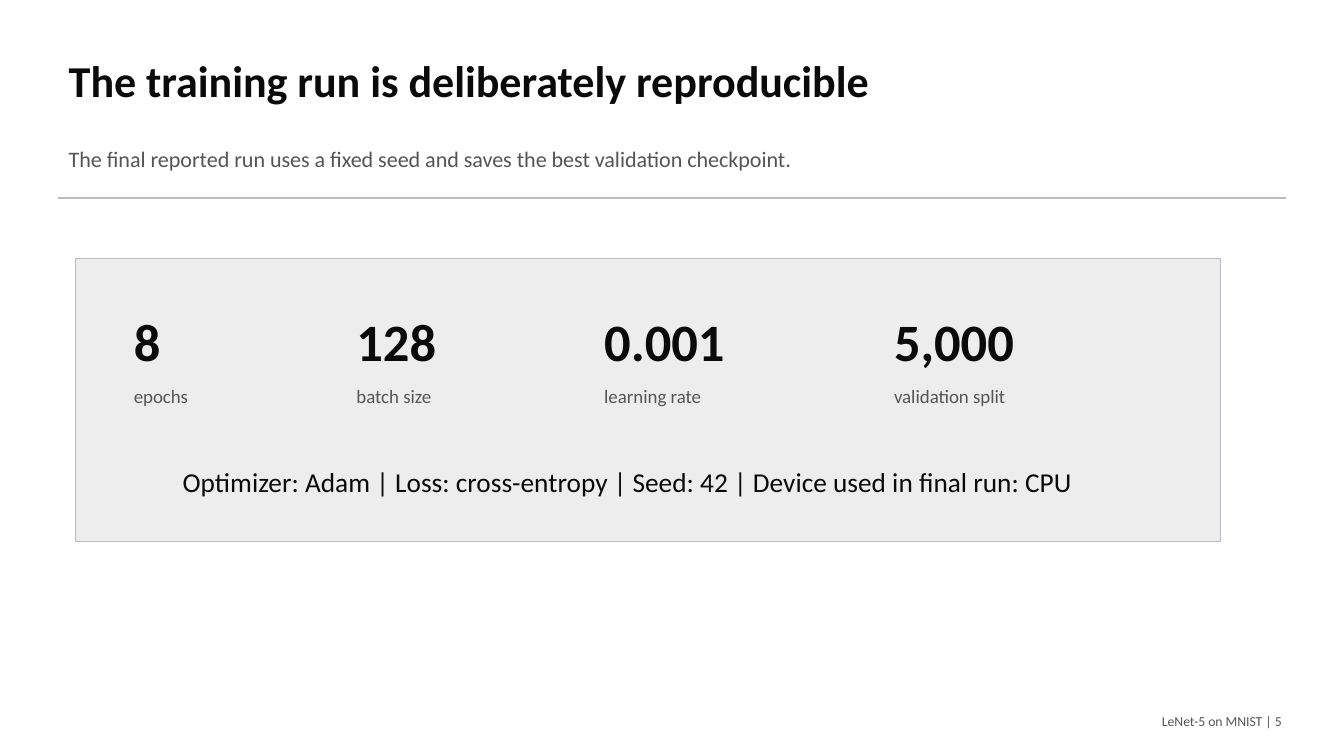
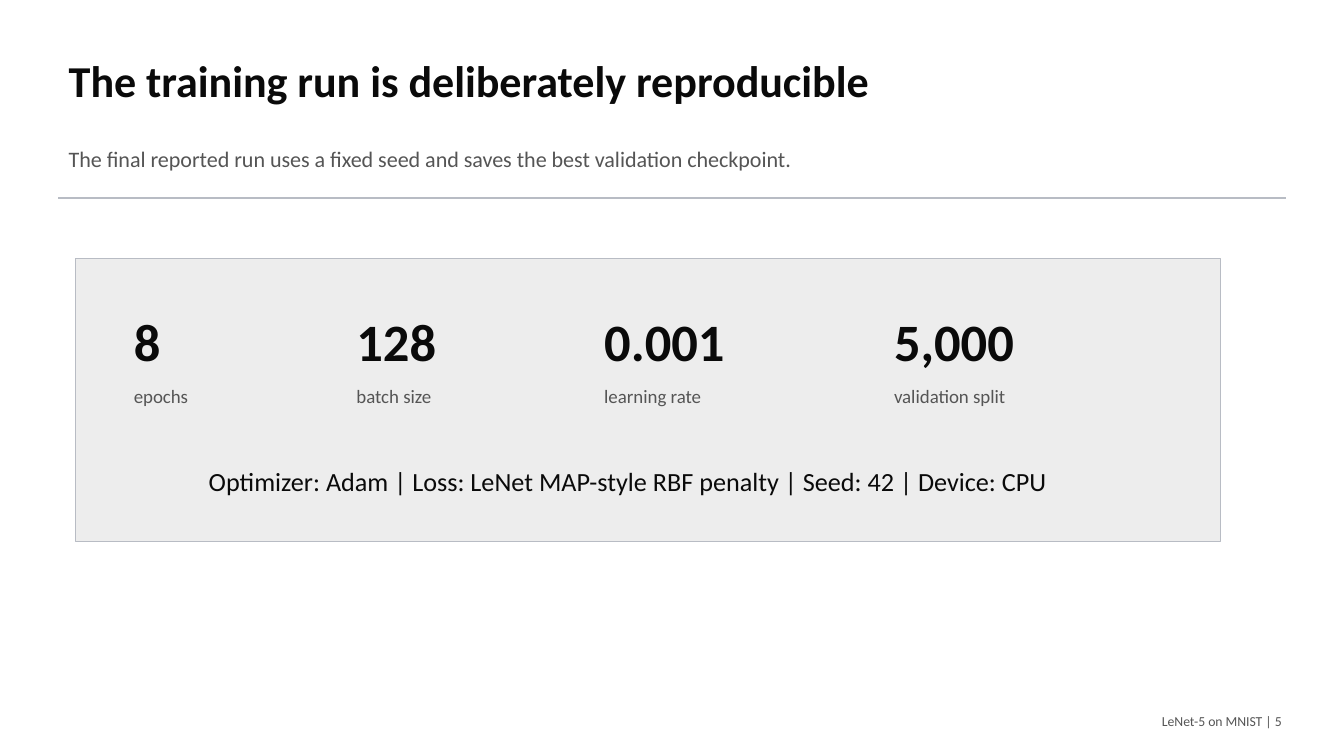
Before and after one commit to macbehnke/NN_funds_project, a slide deck: slide 5 of slides/LeNet5_MNIST_Final_Presentation.pptx. Drawn at 1344x756 pixels with LibreOffice and Linux fonts; fonts in the diff are those of the drawing. Boxes give left, top, right and bottom in pixels: in the first picture for what was removed or moved away, otherwise in the second. Text is boxed around its words. In the diff, an @@ line names an element or a change of style, - is before the commit and + after.

```diff
--- a/slides/LeNet5_MNIST_Final_Presentation.pptx
+++ b/slides/LeNet5_MNIST_Final_Presentation.pptx
@@ text at (209, 472, 1046, 496): text changed; size 19.5 to 18.8 pt @@
-Optimizer: Adam | Loss: cross-entropy | Seed: 42 | Device used in final run: CPU
+Optimizer: Adam | Loss: LeNet MAP-style RBF penalty | Seed: 42 | Device: CPU
```
Also in this commit, not shown: 9 other slides changed, 7 other files.
